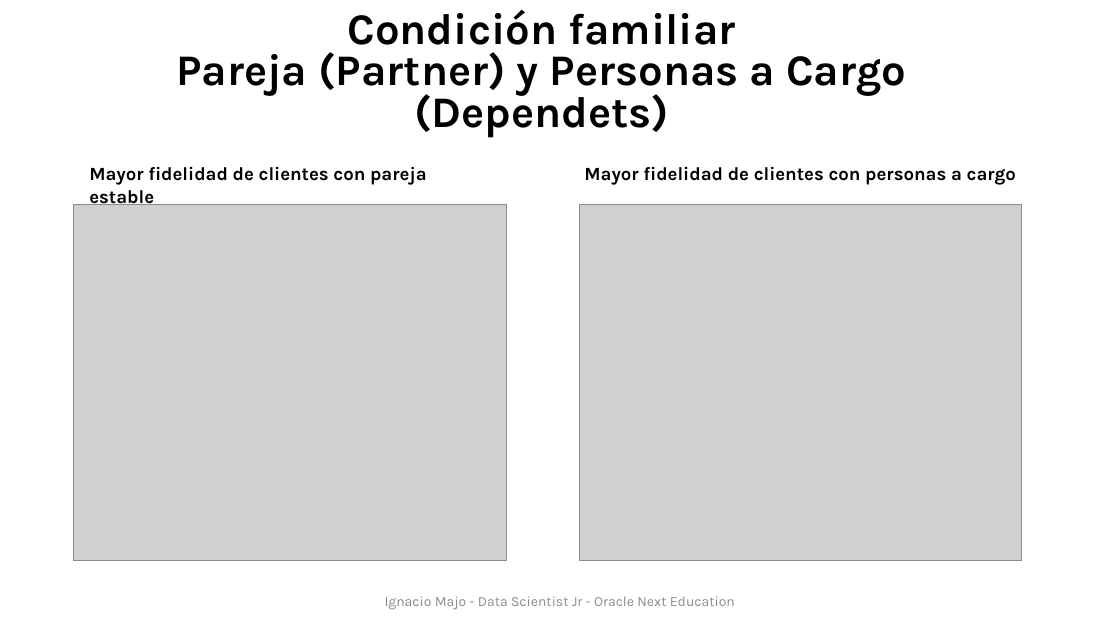
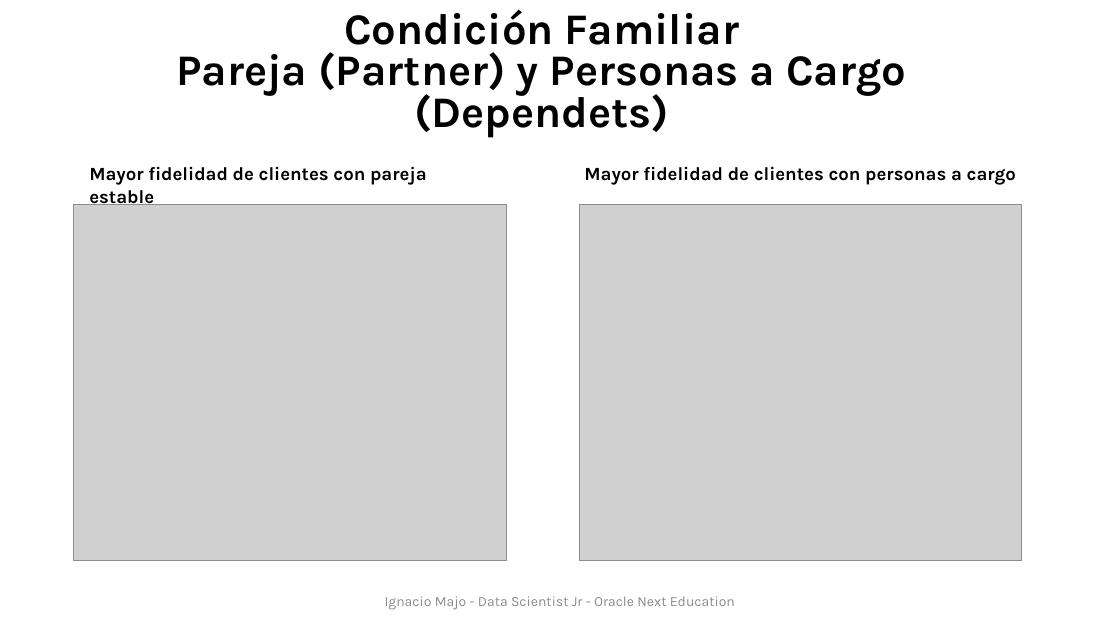
Before and after one commit to ignaciomajo/proyecto_TelecomX, a slide deck: slide 25 of reports/reporte_churn.pptx. Drawn at 1120x630 pixels with LibreOffice and Linux fonts; fonts in the diff are those of the drawing; grey boxes stand for pictures; background and template pictures are left out. Boxes give left, top, right and bottom in pixels: in the first picture for what was removed or moved away, otherwise in the second. Text is boxed around its words. In the diff, an @@ line names an element or a change of style, - is before the commit and + after.

```diff
--- a/reports/reporte_churn.pptx
+++ b/reports/reporte_churn.pptx
@@ text at box(344, 9, 739, 55): text changed @@
-Condición familiar
+Condición Familiar
```
Also in this commit, not shown: 3 other slides changed, 1 other file.
